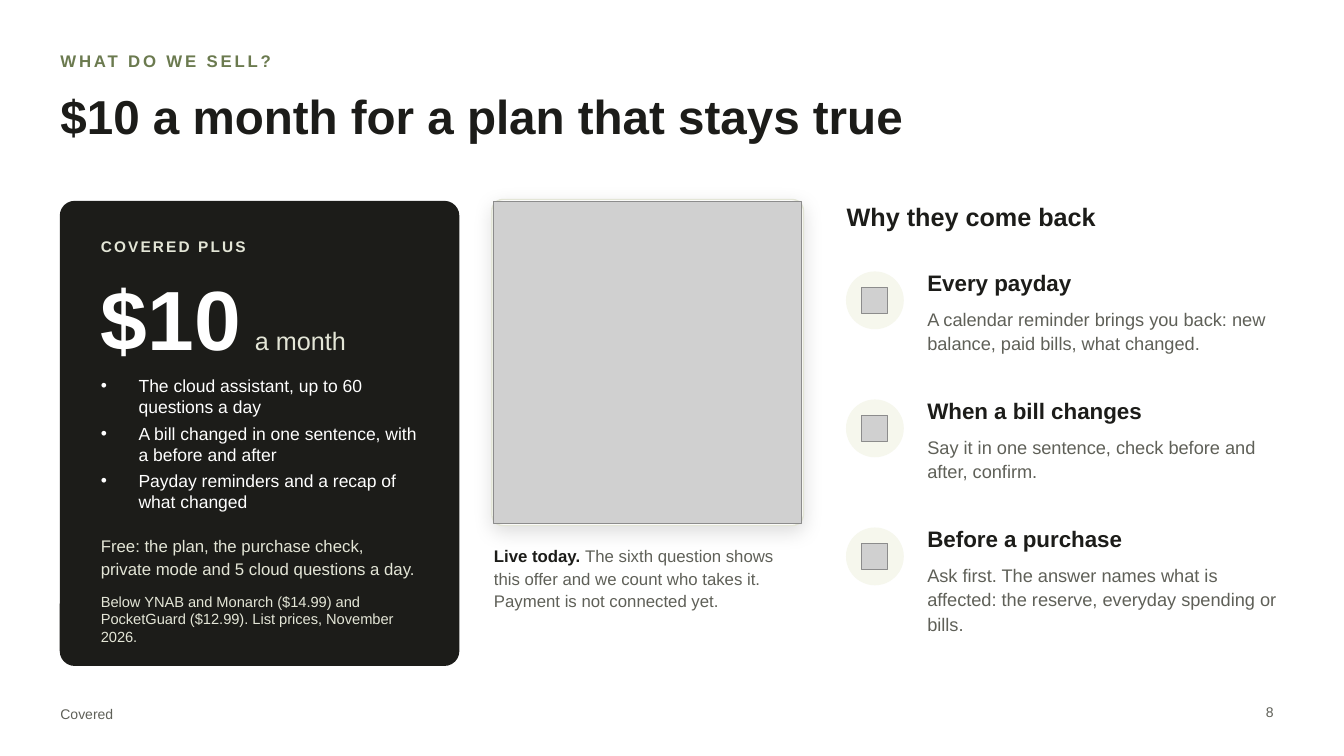
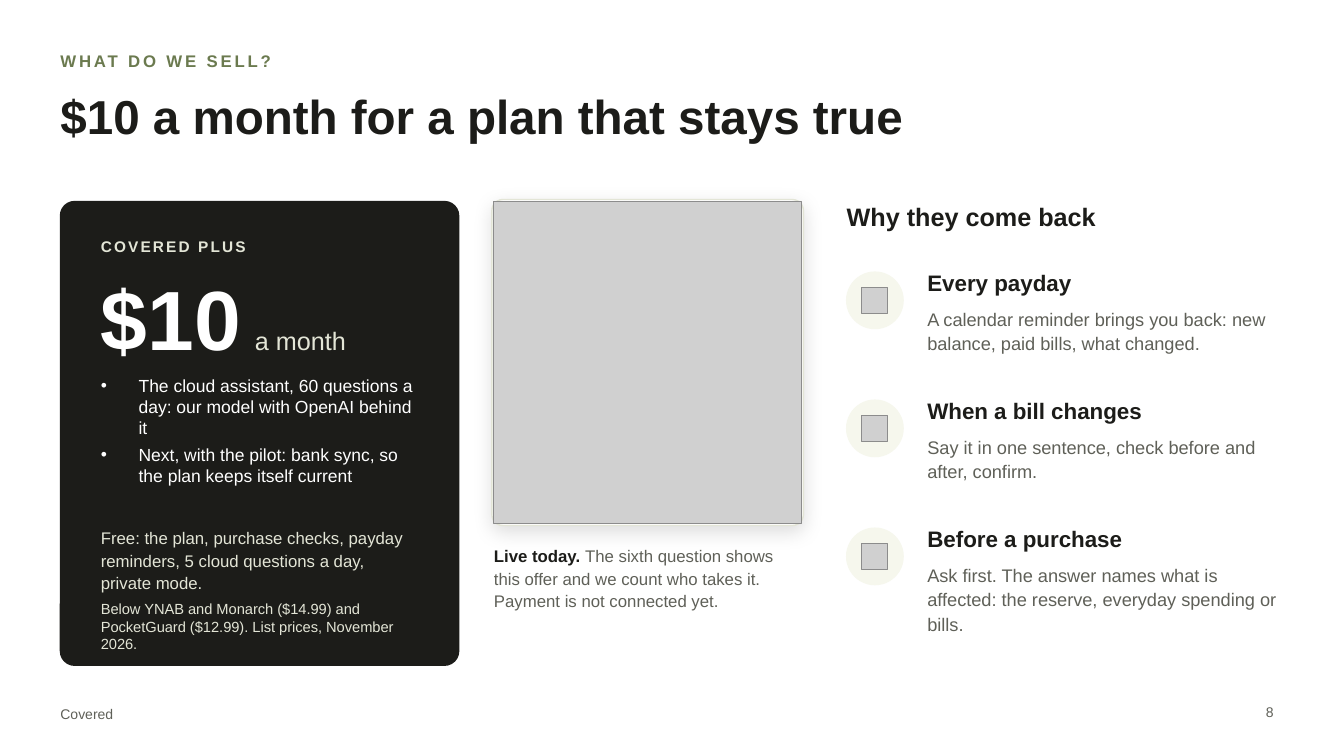
Before and after one commit to chinusoid/FractureTeam, a slide deck: slide 8 of pitch/covered-pitch.pptx. Drawn at 1344x756 pixels with LibreOffice and Linux fonts; fonts in the diff are those of the drawing; grey boxes stand for pictures. Boxes give left, top, right and bottom in pixels: in the first picture for what was removed or moved away, otherwise in the second. Text is boxed around its words. In the diff, an @@ line names an element or a change of style, - is before the commit and + after.

```diff
--- a/pitch/covered-pitch.pptx
+++ b/pitch/covered-pitch.pptx
@@ text at box(139, 379, 413, 486): text changed @@
-• The cloud assistant, up to 60 questions a day
-• A bill changed in one sentence, with a before and after
-• Payday reminders and a recap of what changed
+• The cloud assistant, 60 questions a day: our model with OpenAI behind it
+• Next, with the pilot: bank sync, so the plan keeps itself current
@@ text at box(101, 532, 403, 593): text changed @@
-Free: the plan, the purchase check, private mode and 5 cloud questions a day.
+Free: the plan, purchase checks, payday reminders, 5 cloud questions a day, private mode.
@@ text "Below YNAB and Monarch ($14.99) ...": place and size @@
-text "Below YNAB and Monarch ($14.99) ..." at box(101, 596, 393, 642)
+text "Below YNAB and Monarch ($14.99) ..." at box(101, 603, 393, 649)
```
Also in this commit, not shown: 2 other slides changed, 9 other files.
